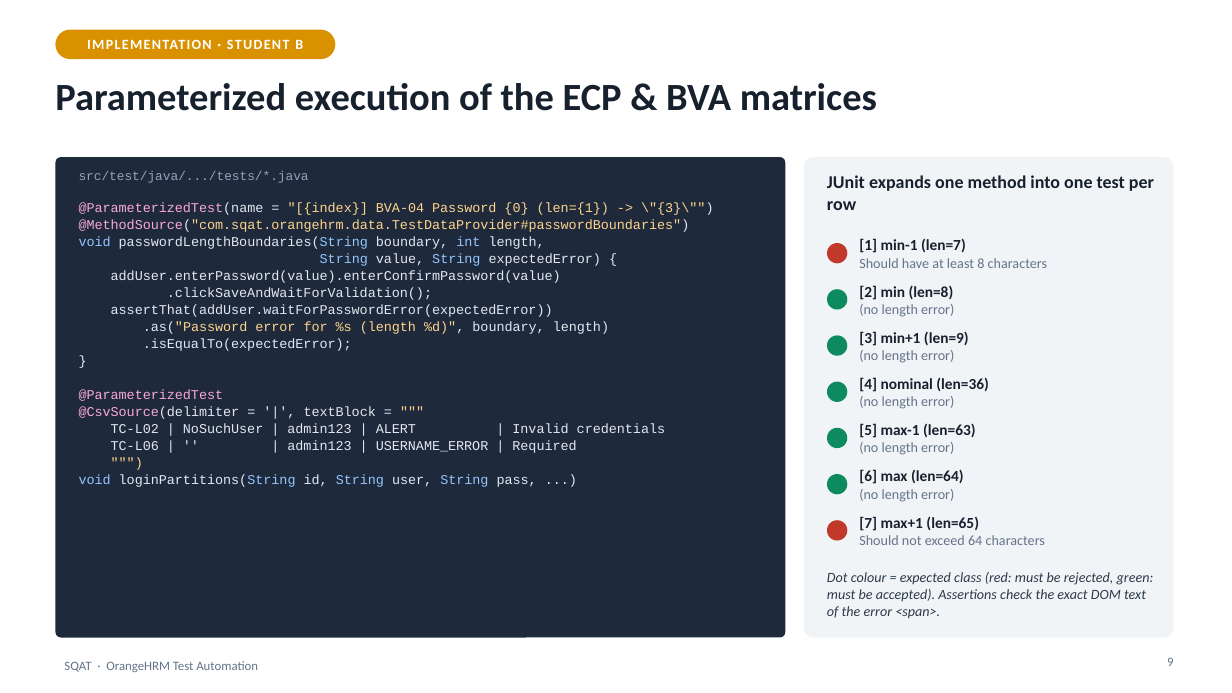
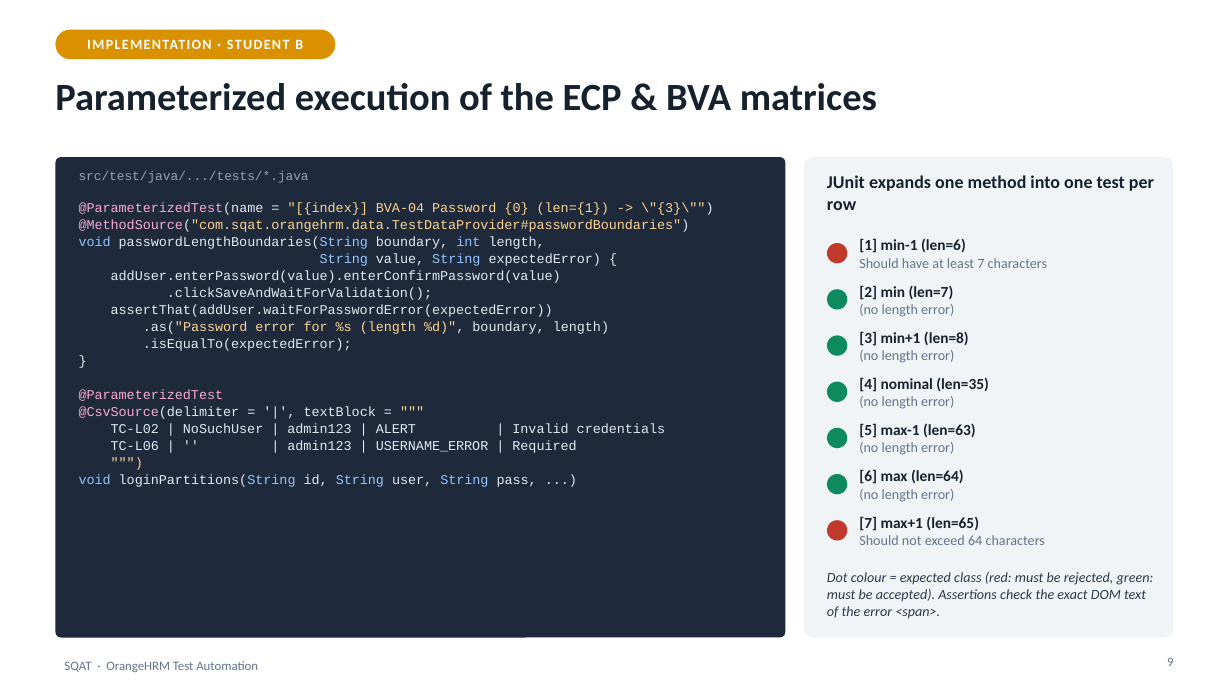
Before and after one commit to amandaabreo2006/SQATpractical, a slide deck: slide 9 of docs/Presentation.pptx. Drawn at 1232x693 pixels with LibreOffice and Linux fonts; fonts in the diff are those of the drawing. Boxes give left, top, right and bottom in pixels: in the first picture for what was removed or moved away, otherwise in the second. Text is boxed around its words. In the diff, an @@ line names an element or a change of style, - is before the commit and + after.

```diff
--- a/docs/Presentation.pptx
+++ b/docs/Presentation.pptx
@@ text at [859, 238, 1047, 268]: text changed @@
-[1] min-1 (len=7)
-Should have at least 8 characters
+[1] min-1 (len=6)
+Should have at least 7 characters
@@ text at [859, 285, 954, 300]: text changed @@
-[2] min (len=8)
+[2] min (len=7)
@@ text at [859, 331, 969, 346]: text changed @@
-[3] min+1 (len=9)
+[3] min+1 (len=8)
@@ text at [859, 377, 989, 392]: text changed @@
-[4] nominal (len=36)
+[4] nominal (len=35)
```
Also in this commit, not shown: 1 other slide changed, 5 other files.
